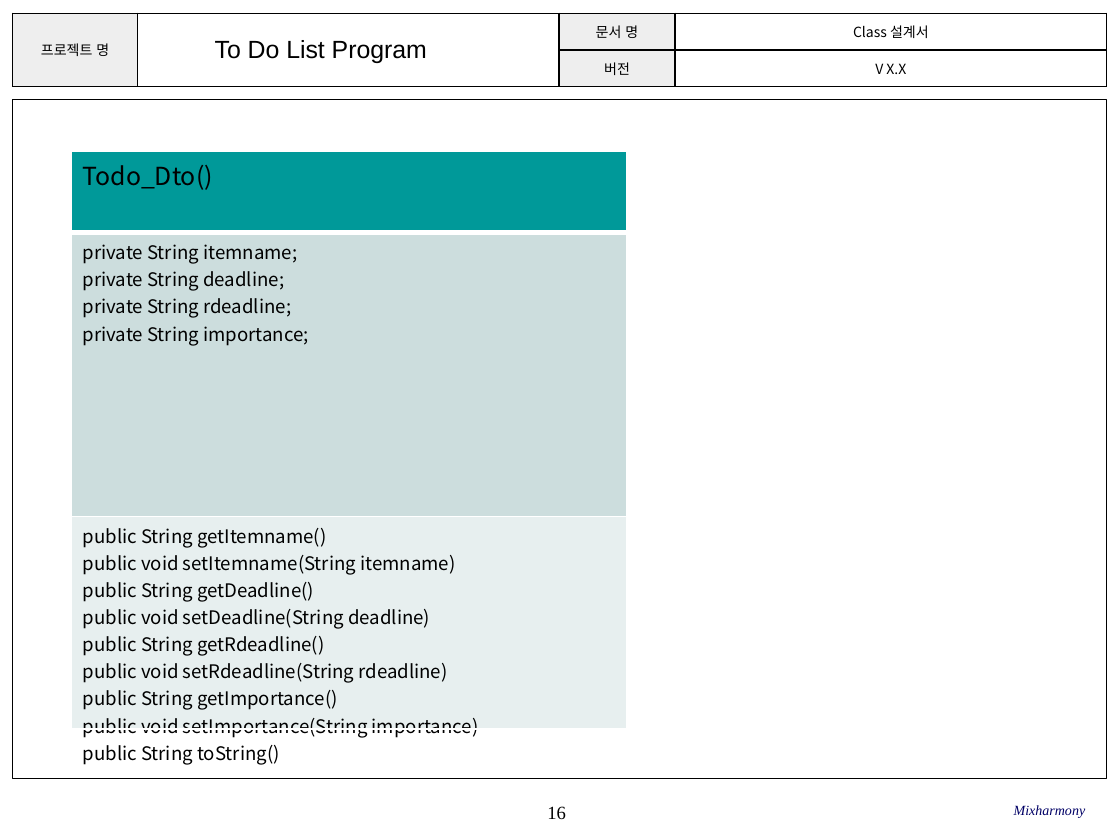
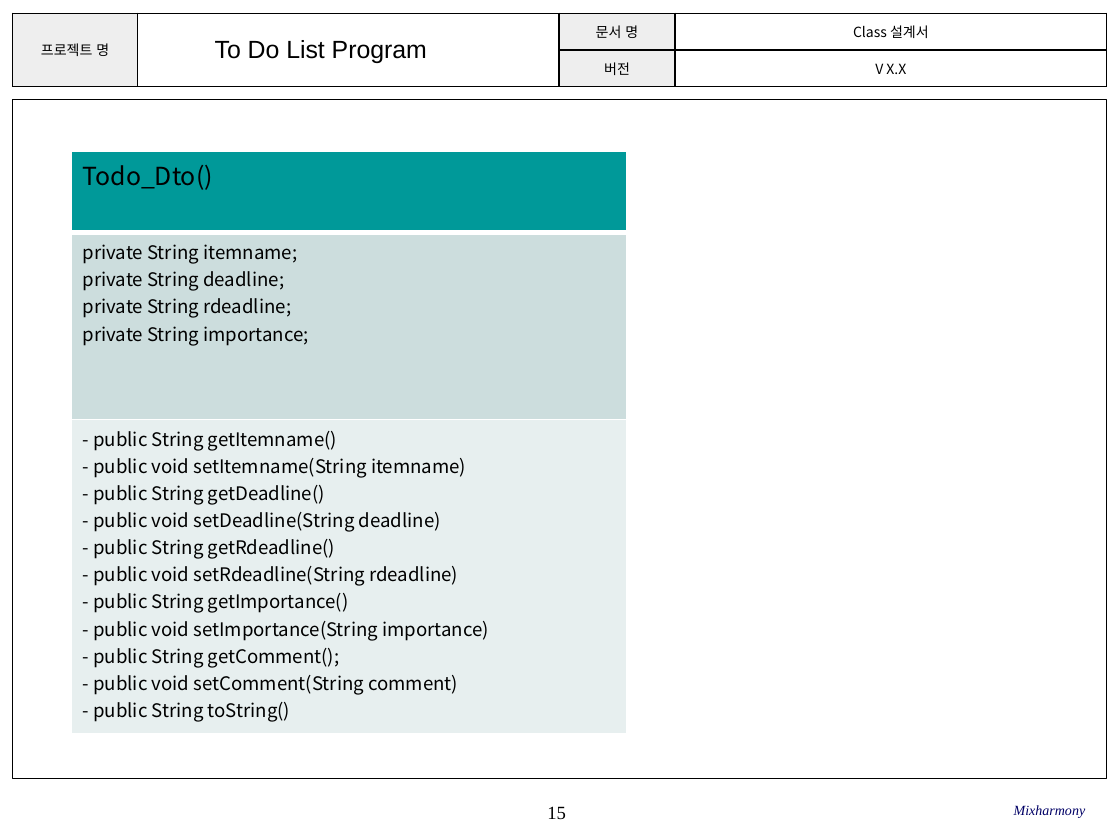
Before and after one commit to SE-admin/SE2017_2_mixharmony, a slide deck: slide 15 of doc/3_ 설계서/Class Design.pptx (slide 16 before the commit). Drawn at 1120x840 pixels with LibreOffice and Linux fonts; fonts in the diff are those of the drawing; background and template pictures are left out. Boxes give left, top, right and bottom in pixels: in the first picture for what was removed or moved away, otherwise in the second. Text is boxed around its words. In the diff, an @@ line names an element or a change of style, - is before the commit and + after.

```diff
--- a/doc/3_ 설계서/Class Design.pptx
+++ b/doc/3_ 설계서/Class Design.pptx
@@ table at <box>72,151,627,734</box> @@
-row 3, column 1: public String getItemname() / public void setItemname(String itemname) / public String getDeadline() / public void setDeadline(String deadline) / public String getRdeadline() / public void setRdeadline(String rdeadline) / public String getImportance() / public void setImportance(String importance) / public String toString()
+row 3, column 1: - public String getItemname() / - public void setItemname(String itemname) / - public String getDeadline() / - public void setDeadline(String deadline) / - public String getRdeadline() / - public void setRdeadline(String rdeadline) / - public String getImportance() / - public void setImportance(String importance) / - public String getComment(); / - public void setComment(String comment) / - public String toString()
@@ page number at <box>547,806,566,820</box>: text changed @@
-16
+15
```
Also in this commit, not shown: 12 other slides changed, 2 slides removed.
